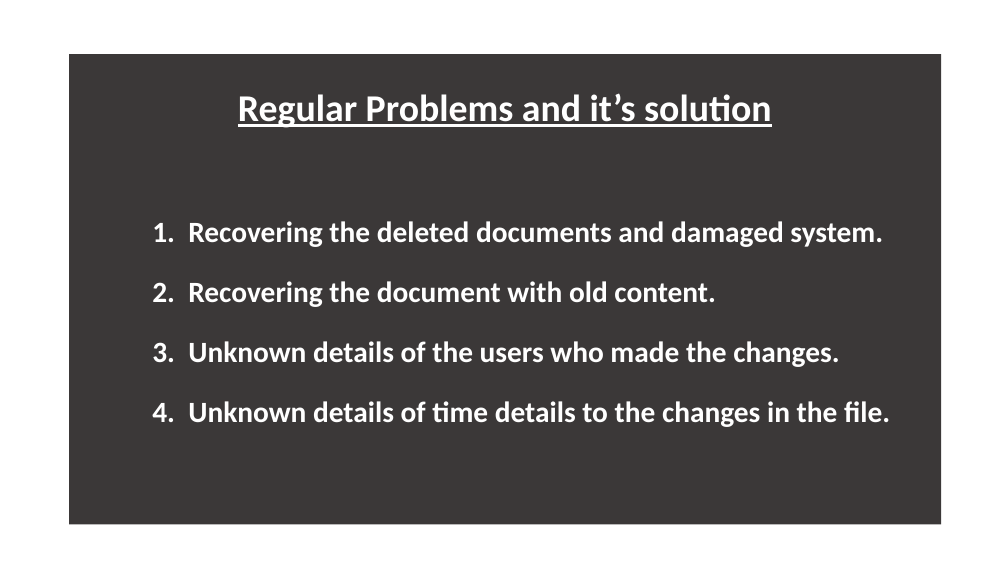
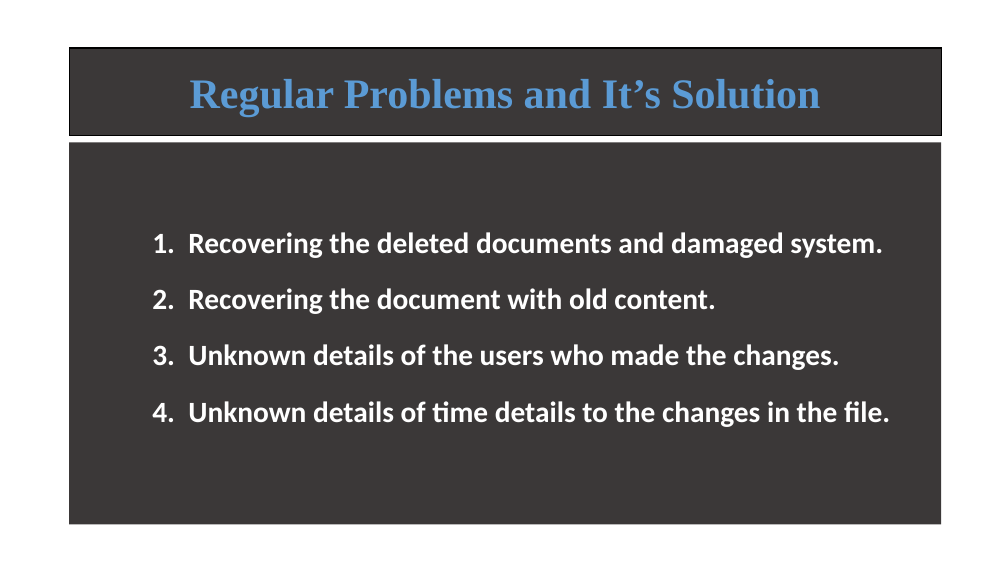
Before and after one commit to ATE186-Murali/PPT, a slide deck: slide 4 of GitHub.pptx. Drawn at 1008x567 pixels with LibreOffice and Linux fonts; fonts in the diff are those of the drawing. Boxes give left, top, right and bottom in pixels: in the first picture for what was removed or moved away, otherwise in the second. Text is boxed around its words. In the diff, an @@ line names an element or a change of style, - is before the commit and + after.

```diff
--- a/GitHub.pptx
+++ b/GitHub.pptx
@@ rectangle added at [70,48,941,135], fill #3B3838, outline #000000 1 pt, 40 pt, text #5B9BD5, bold @@
+Regular Problems and It’s Solution
@@ subtitle at [238,93,772,128]: paragraph removed @@
-Regular Problems and it’s solution
@@ subtitle "1. Recovering the deleted documents ...": place and size @@
-subtitle "1. Recovering the deleted documents ..." at [70,54,941,525]
+subtitle "1. Recovering the deleted documents ..." at [70,142,941,524]
@@ subtitle "1. Recovering the deleted documents ..." at [70,142,941,524]: line spacing 1.4 to 1.3 @@
```
Also in this commit, not shown: 8 other slides changed.
